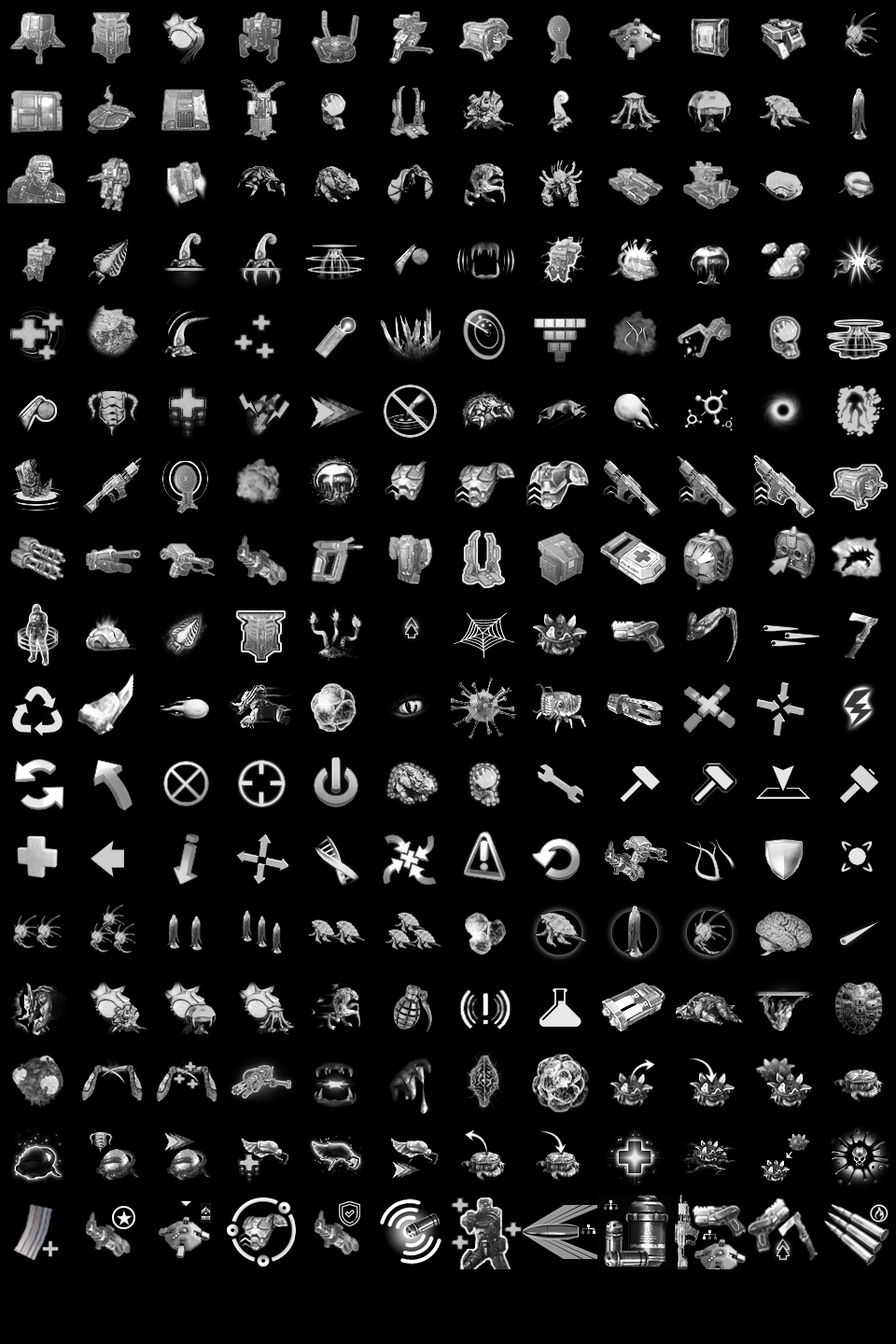
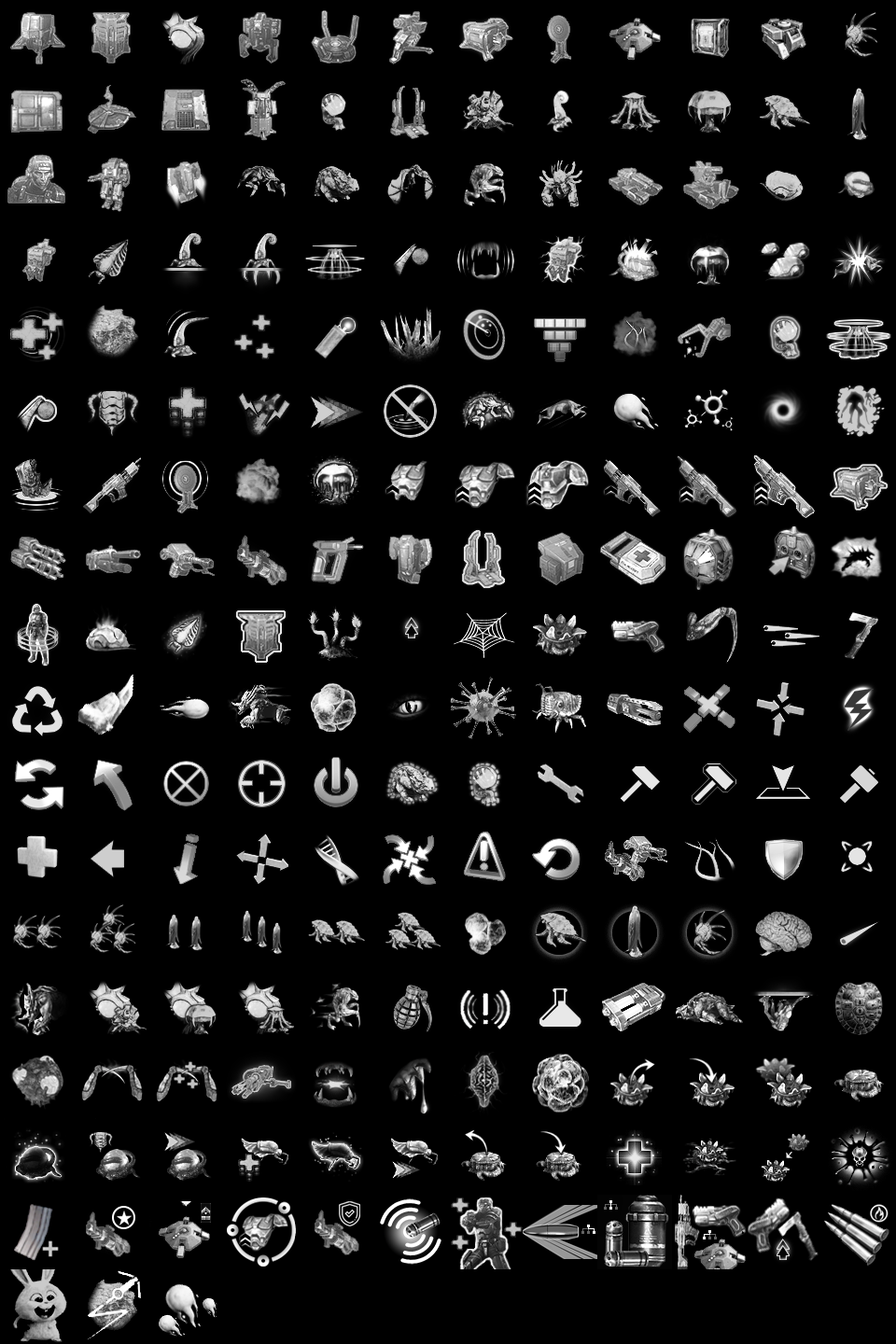
The second 896 × 1344 image is a revision of the first. Changes to its layers:
added layer "图层 11" above "图层 24" over (10, 1268, 68, 1344)
added layer "图层 25" above "图层 10" over (86, 1269, 218, 1340)
